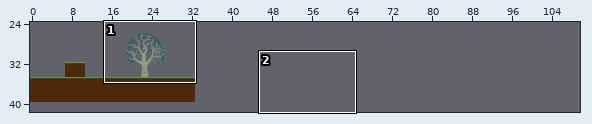
Two versions of a level (Tiled map, Dimensions - Copia/maps/chapter1Test.tmx). The picture above shows the old version from afar; the outline marks the close-up.
Close-up. Before the edit:
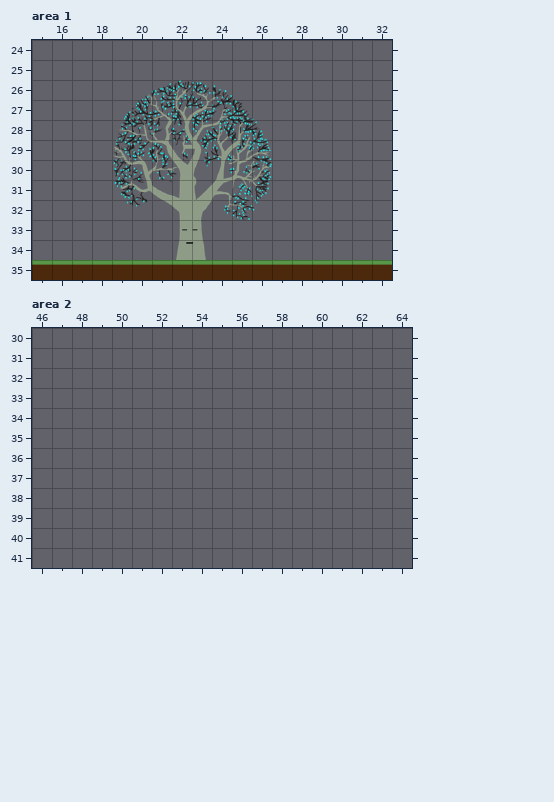
Cells are 32x32 px. Shown: area 1 x 15..32, y 24..35; area 2 x 46..64, y 30..41. The commit also changed other parts of the map, which this record leaves out.
New version:
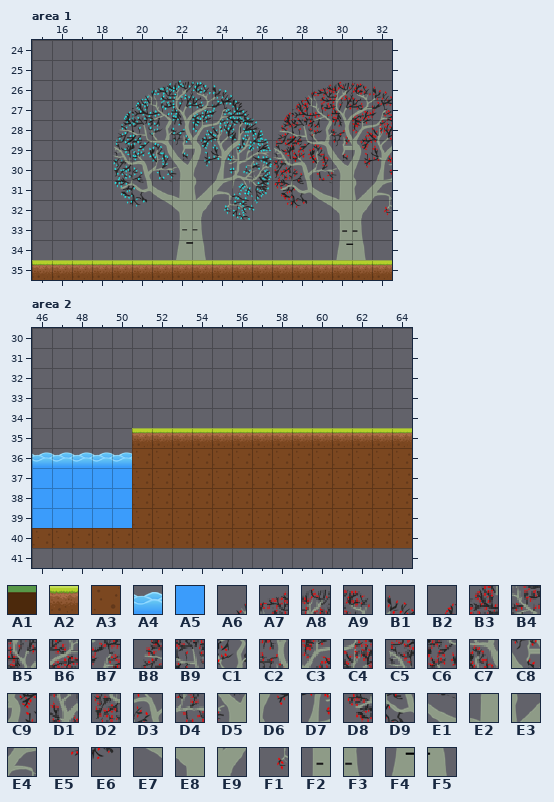
Key: from "ground": A1 0 "ground"; from "ground_elements": A2 1 "ground", A3 4, A4 6 "water", A5 7 "water"; from "red_tree": A6 1, A7 2, A8 3, A9 4, B1 5, B2 8, B3 9, B4 10, B5 11, B6 12, B7 13, B8 16, B9 17, C1 18, C2 19, C3 20, C4 21, C5 24, C6 25, C7 26, C8 27, C9 28, D1 29, D2 32, D3 33, D4 34, D5 35, D6 36, D7 37, D8 40, D9 41, E1 42, E2 43, E3 44, E4 45, E5 48, E6 49, E7 50, E8 51, E9 52, F1 53, F2 59, F3 60, F4 67, F5 68.
__ is an empty cell.
See-through tiles are keyed as they look on the map.
Changes in this commit:
Layer "Golgota_1", area 1:
y 26: x 28..32 __ __ __ __ __ -> A6 A7 A8 A9 B1
y 27: x 27..32 __ __ __ __ __ __ -> B2 B3 B4 B5 B6 B7
y 28: x 27..32 __ __ __ __ __ __ -> B8 B9 C1 C2 C3 C4
y 29: x 27..32 __ __ __ __ __ __ -> C5 C6 C7 C8 C9 D1
y 30: x 27..32 __ __ __ __ __ __ -> D2 D3 D4 D5 D6 D7
y 31: x 27..32 __ __ __ __ __ __ -> D8 D9 E1 E2 E3 E4
y 32: x 27..32 __ __ __ __ __ __ -> E5 E6 E7 E8 E9 F1
y 33: x 30..31 __ __ -> F2 F3
y 34: x 30..31 __ __ -> F4 F5
y 35: x 15..32 A1 A1 A1 A1 A1 A1 A1 A1 A1 A1 A1 A1 A1 A1 A1 A1 A1 A1 -> A2 A2 A2 A2 A2 A2 A2 A2 A2 A2 A2 A2 A2 A2 A2 A2 A2 A2
Layer "Golgota_1", area 2:
y 35: x 51..64 __ __ __ __ __ __ __ __ __ __ __ __ __ __ -> A2 A2 A2 A2 A2 A2 A2 A2 A2 A2 A2 A2 A2 A2
y 36: x 46..64 __ __ __ __ __ __ __ __ __ __ __ __ __ __ __ __ __ __ __ -> A4 A4 A4 A4 A4 A3 A3 A3 A3 A3 A3 A3 A3 A3 A3 A3 A3 A3 A3
y 37..39: x 46..64 __ __ __ __ __ __ __ __ __ __ __ __ __ __ __ __ __ __ __ -> A5 A5 A5 A5 A5 A3 A3 A3 A3 A3 A3 A3 A3 A3 A3 A3 A3 A3 A3
y 40: x 46..64 __ __ __ __ __ __ __ __ __ __ __ __ __ __ __ __ __ __ __ -> A3 A3 A3 A3 A3 A3 A3 A3 A3 A3 A3 A3 A3 A3 A3 A3 A3 A3 A3
